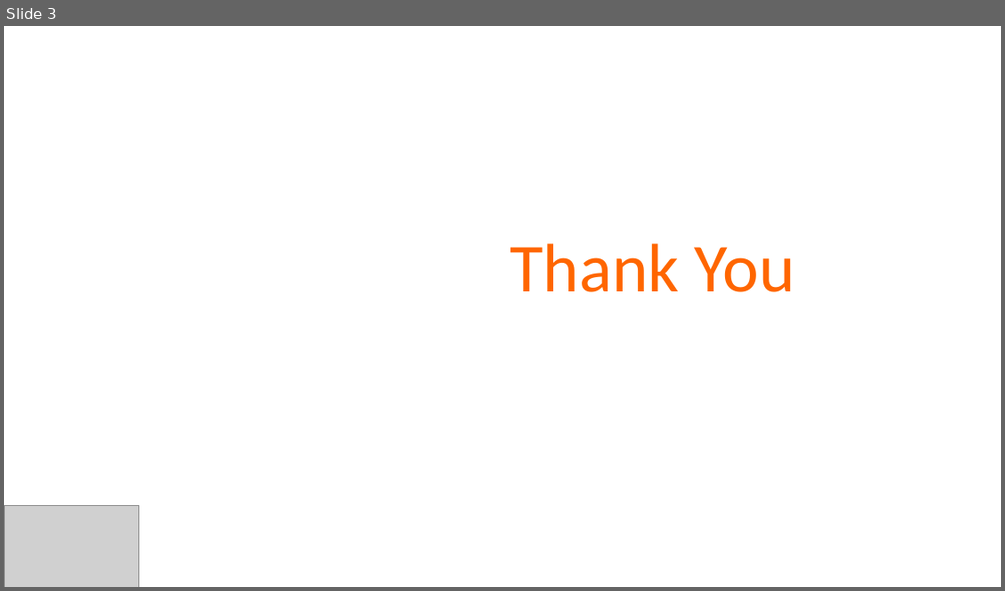
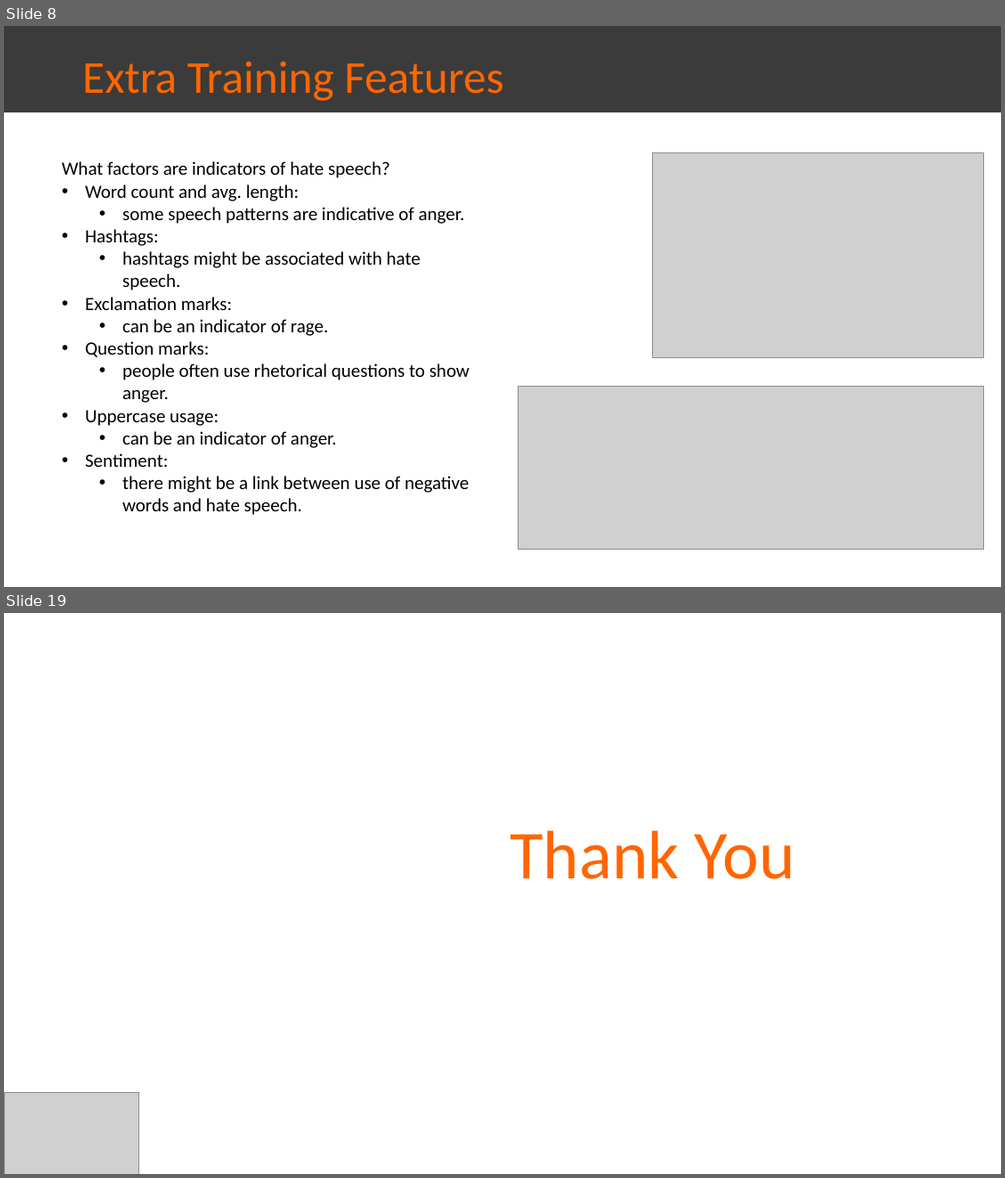
Before and after one commit to farischaudhry/twitter-sentiment-analysis, a slide deck: Final.pptx. Shown one above the other, each under a label of ours: slide 3 before the commit, slides 8 and 19 after it; the slides between them are not shown. The pictures are 1005x591 and 1005x1178 pixels, drawn with LibreOffice and Linux fonts; fonts in the diff are those of the drawing; grey boxes stand for pictures. Boxes give left, top, right and bottom in pixels: in the first picture for what was removed or moved away, otherwise in the second. Text is boxed around its words. In the diff, an @@ line names an element or a change of style, - is before the commit and + after.

```diff
--- a/Final.pptx
+++ b/Final.pptx
@@ slide 8 added at (4, 26, 1001, 587), background #FFFFFF @@
@@ rectangle added at (4, 26, 1001, 112), fill #3B3B3B, 44 pt, text #FF6600 @@
+Extra Training Features
@@ picture added at (652, 153, 984, 358) @@
@@ text added at (62, 161, 469, 515), 18 pt, text #000000 @@
+What factors are indicators of hate speech?
+• Word count and avg. length:
+  • some speech patterns are indicative of anger.
+• Hashtags:
+  • hashtags might be associated with hate speech.
+• Exclamation marks:
+  • can be an indicator of rage.
+• Question marks:
+  • people often use rhetorical questions to show anger.
+• Uppercase usage:
+  • can be an indicator of anger.
+• Sentiment:
+  • there might be a link between use of negative words and hate speech.
@@ picture added at (518, 386, 984, 548) @@
@@ what was slide 3 is now slide 19 @@
```
Also in this commit, not shown: 1 slide changed, 16 other slides added, 1 slide removed, 2 other files.
